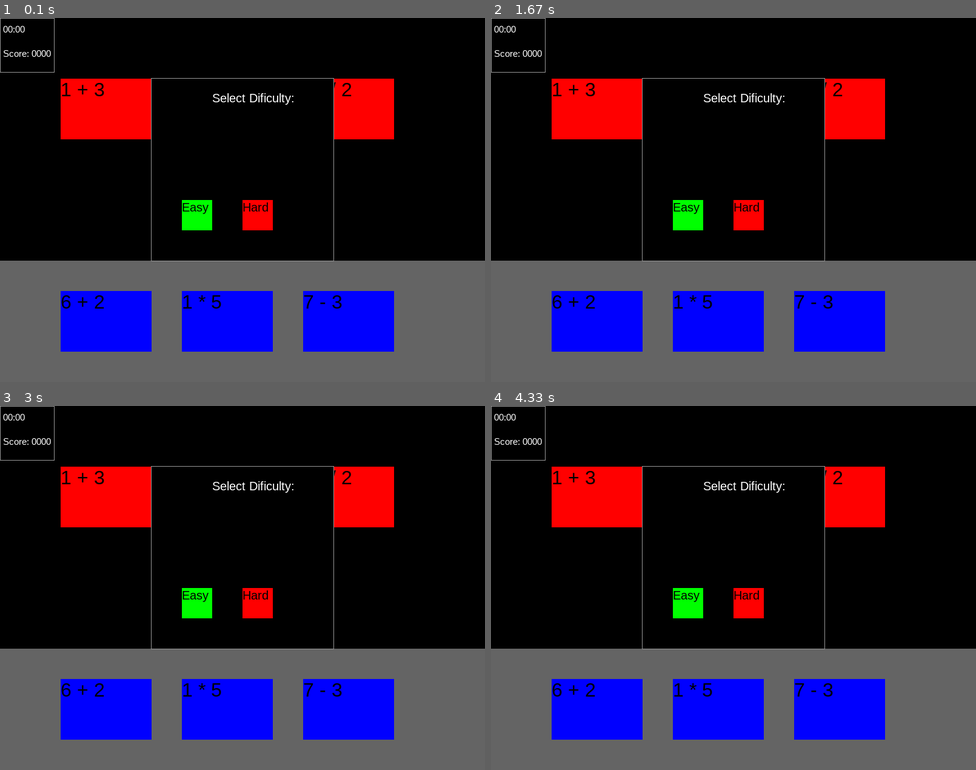
Above: before the commit, frames 1-4 (two rows, left to right).
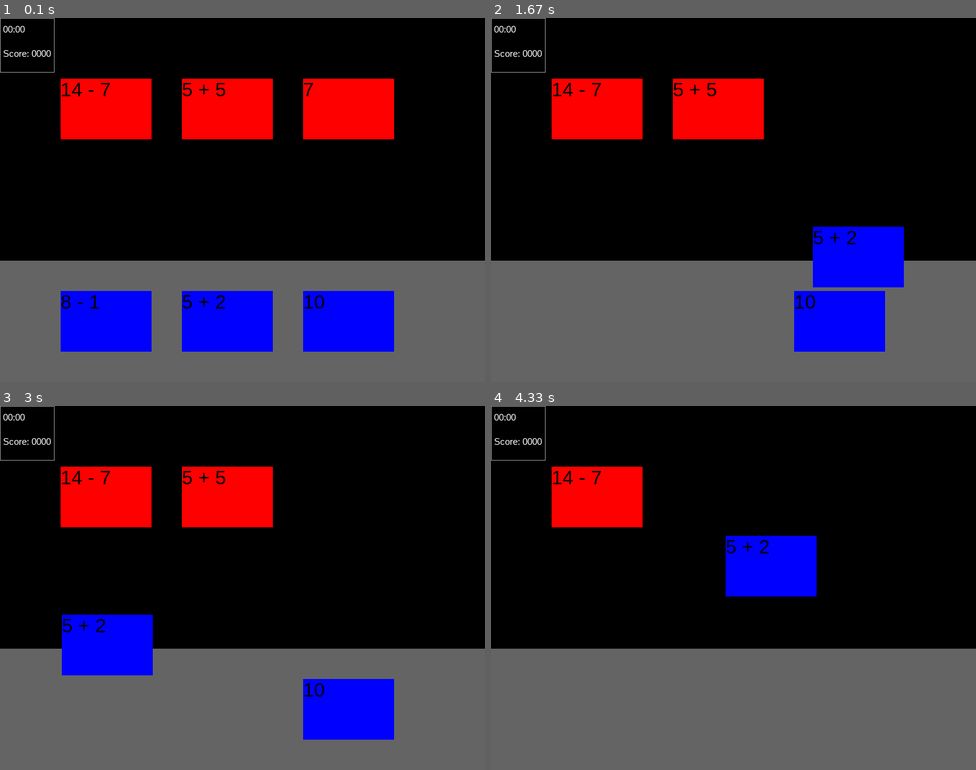
Above: after the commit, the same moments.

Repository: alexmeier2828/SoftwareEngineering
Game: pygame game, started from Prototype/main.py
The game is run twice, just before and just after one commit, with the same random seed, the same clock (stepped at 60 frames per second) and the same inputs.
Inputs (mouse positions are in pixels of both pictures, inside the frame that each line leads up to):
- Up to frame 1 (0.1 s): no input
- Up to frame 2 (1.67 s): press the mouse at (597, 320) at 0.37 s; move the mouse to (718, 203) at 0.47 s; release the mouse at (840, 87) at 0.6 s; press the mouse at (718, 320) at 1.2 s; move the mouse to (786, 287) at 1.3 s; release the mouse at (859, 258) at 1.43 s
- Up to frame 3 (3 s): press the mouse at (368, 646) at 2.03 s; move the mouse to (237, 646) at 2.13 s; release the mouse at (106, 646) at 2.27 s; press the mouse at (349, 708) at 2.87 s; move the mouse to (286, 580) at 2.97 s
- Up to frame 4 (4.33 s): release the mouse at (714, 453) at 3.1 s; press the mouse at (597, 646) at 3.2 s; move the mouse to (646, 635) at 3.3 s; release the mouse at (689, 624) at 3.43 s; press the mouse at (689, 624) at 3.53 s; move the mouse to (733, 595) at 3.63 s; release the mouse at (772, 566) at 3.77 s

The runs differ from the first frame. In frame 1, 5.9% of the frame differs, in the area x 12-73%, y 16-80%; in frame 2, 16%; in frame 3, 16%, in the area x 12-82%, y 16-92%; in frame 4, 16%.

Commit message:
add some random rectagle generation

Diff:
--- a/Prototype/main.py
+++ b/Prototype/main.py
@@ -1,12 +1,13 @@
 #!/usr/bin/env python3
 
 import pygame
+from rectangle import EquationRect, new_easy_rectangle_pair
 from menu import Menu
 from style import Colors
+from util import shuffle
 
 BLACK = (  0,   0,   0)
 WHITE = (255, 255, 255)
-
 RED   = (255,   0,   0)
 GREEN = (  0, 255,   0)
 BLUE  = (  0,   0, 255)
@@ -21,18 +22,6 @@
 screen = pygame.display.set_mode((SCREEN_WIDTH, SCREEN_HEIGHT))
 screen_rect = screen.get_rect()
 
-class EquationRect:
-    def __init__(self, pygame_rect, color, equation, value, grabbable):
-        self.rect = pygame_rect
-        self.equation = equation
-        self.color = color
-        self.value = value
-        self.grabbable = grabbable
-
-    def draw(self):
-        font = pygame.font.SysFont('Arial', 32)
-        pygame.draw.rect(screen, self.color, self.rect)
-        screen.blit(font.render(self.equation, True, BLACK), (self.rect.x, self.rect.y ) )
 
 
 def drawScoreAndTime():
@@ -42,23 +31,25 @@
     screen.blit(font.render("00:00", True, Colors.WHITE), (score_rect.x + 5, score_rect.y + 10))
     screen.blit(font.render("Score: 0000", True, Colors.WHITE), (score_rect.x + 5, score_rect.y + 50))
 
+buckets = [pygame.Rect(100, 100, 150, 100), pygame.Rect(300, 100, 150, 100), pygame.Rect(500, 100, 150, 100)]
+answers = [pygame.Rect(100, 450, 150, 100), pygame.Rect(300, 450, 150, 100), pygame.Rect(500, 450, 150, 100)]
+shuffle(buckets)
+shuffle(answers)
+
+print(buckets)
+
 rects = []
 
-
-rects.append( EquationRect(pygame.Rect(100, 100, 150, 100), RED, "1 + 3", 4, False) )
-rects.append( EquationRect(pygame.Rect(300, 100, 150, 100), RED, "4 + 4", 8, False) )
-rects.append( EquationRect(pygame.Rect(500, 100, 150, 100), RED, "10 / 2", 5, False) )
-
-rects.append( EquationRect(pygame.Rect(500, 450, 150, 100), BLUE, "7 - 3", 4, True) )
-rects.append( EquationRect(pygame.Rect(100, 450, 150, 100), BLUE, "6 + 2", 8, True) )
-rects.append( EquationRect(pygame.Rect(300, 450, 150, 100), BLUE, "1 * 5", 5, True) )
-
+for i in range(0, len(buckets)):
+    new_pair = new_easy_rectangle_pair(buckets[i], answers[i])
+    rects.append(new_pair[0])
+    rects.append(new_pair[1])
 
 selected = None
 
 clock = pygame.time.Clock()
 is_running = True
-show_menu = True
+show_menu = False
 game_finished = False;
 
 while is_running:
@@ -93,12 +84,10 @@
             if event.button == 1:
                 if selected is not None:
                     for r in rects:
-                        print(r.rect.colliderect(rects[selected].rect))
                         if r.rect.colliderect(rects[selected].rect) and r is not rects[selected] and rects[selected].value == r.value:
                             del rects[selected]
                             rects.remove(r)
                             break
-                    print("-----------------")
                     selected = None
 
         elif event.type == pygame.MOUSEMOTION:
@@ -122,7 +111,7 @@
         screen.blit(font.render("You Win!", True, Colors.WHITE), (300, 150))
     else:
         for r in rects:
-            r.draw()
+            r.draw_on(screen)
         if show_menu:
             Menu.draw(screen)
     pygame.display.update()
--- /dev/null
+++ b/Prototype/rectangle.py
@@ -0,0 +1,48 @@
+import pygame
+from random import seed
+from random import randint
+from datetime import datetime
+
+BLACK = (  0,   0,   0)
+WHITE = (255, 255, 255)
+RED   = (255,   0,   0)
+GREEN = (  0, 255,   0)
+BLUE  = (  0,   0, 255)
+
+colors = [RED, GREEN, BLUE]
+
+seed(datetime.now())
+
+easy_equations = {}
+easy_equations[0] = ["3 - 3", "0"]
+easy_equations[1] = ["1", "0 + 1", "3 - 2", "5 - 4"]
+easy_equations[2] = ["2", "1 + 1", "2 + 0", "3 - 1", "5 - 3"]
+easy_equations[3] = ["3", "2 + 1", "1 + 2", "1 + 1 + 1", "5 - 2", "7 - 4"]
+easy_equations[4] = ["4", "2 + 2", "3 + 1", "5 - 1", "7 - 3", "2 + 1 + 1"]
+easy_equations[5] = ["5", "2 + 3", "4 + 1", "6 - 1", "8 - 3", "2 + 2 +1"]
+easy_equations[6] = ["6", "3 + 3", "4 + 2", "5 + 1", "8 - 2", "10 - 4"]
+easy_equations[7] = ["7", "4 + 3", "5 + 2", "6 + 1", "8 - 1", "14 - 7"]
+easy_equations[8] = ["8", "4 + 4", "3 + 5", "6 + 2", "1 + 7", "10 - 2", "11 - 3"]
+easy_equations[9] = ["9", "4 + 5", "3 + 6", "7 + 2", "10 - 1", "12 - 3"]
+easy_equations[10] = ["10", "5 + 5", "4 + 6", "7 + 3", "15 - 5", "12 - 2"]
+
+
+class EquationRect:
+    def __init__(self, pygame_rect, color, equation, value, grabbable):
+        self.rect = pygame_rect
+        self.equation = equation
+        self.color = color
+        self.value = value
+        self.grabbable = grabbable
+
+    def draw_on(self, screen):
+        font = pygame.font.SysFont('Arial', 32)
+        pygame.draw.rect(screen, self.color, self.rect)
+        screen.blit(font.render(self.equation, True, BLACK), (self.rect.x, self.rect.y ) )
+
+
+def new_easy_rectangle_pair(r1, r2):
+    val = randint(0, 10)
+    bucket = EquationRect(r1, RED, easy_equations[val][randint(0, len(easy_equations[val]) - 1)], val, False)
+    rect = EquationRect(r2, BLUE, easy_equations[val][randint(0, len(easy_equations[val]) - 1)], val, True)
+    return (bucket, rect)
--- /dev/null
+++ b/Prototype/util.py
@@ -0,0 +1,12 @@
+from random import randint
+
+def swap(l, a, b):
+    temp = l[a]
+    l[a] = l[b]
+    l[b] = temp
+
+def shuffle(l):
+    last = len(l) - 1
+    print(last)
+    for i in range(0, len(l)):
+        swap(l, i, randint(0, last))
